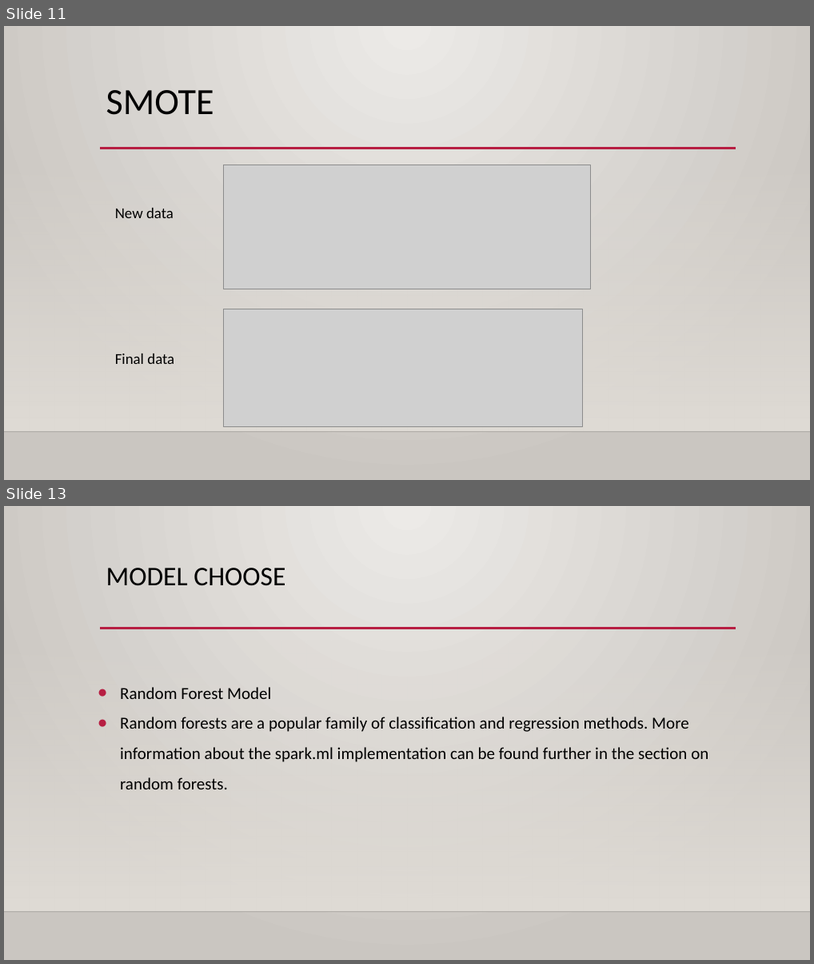
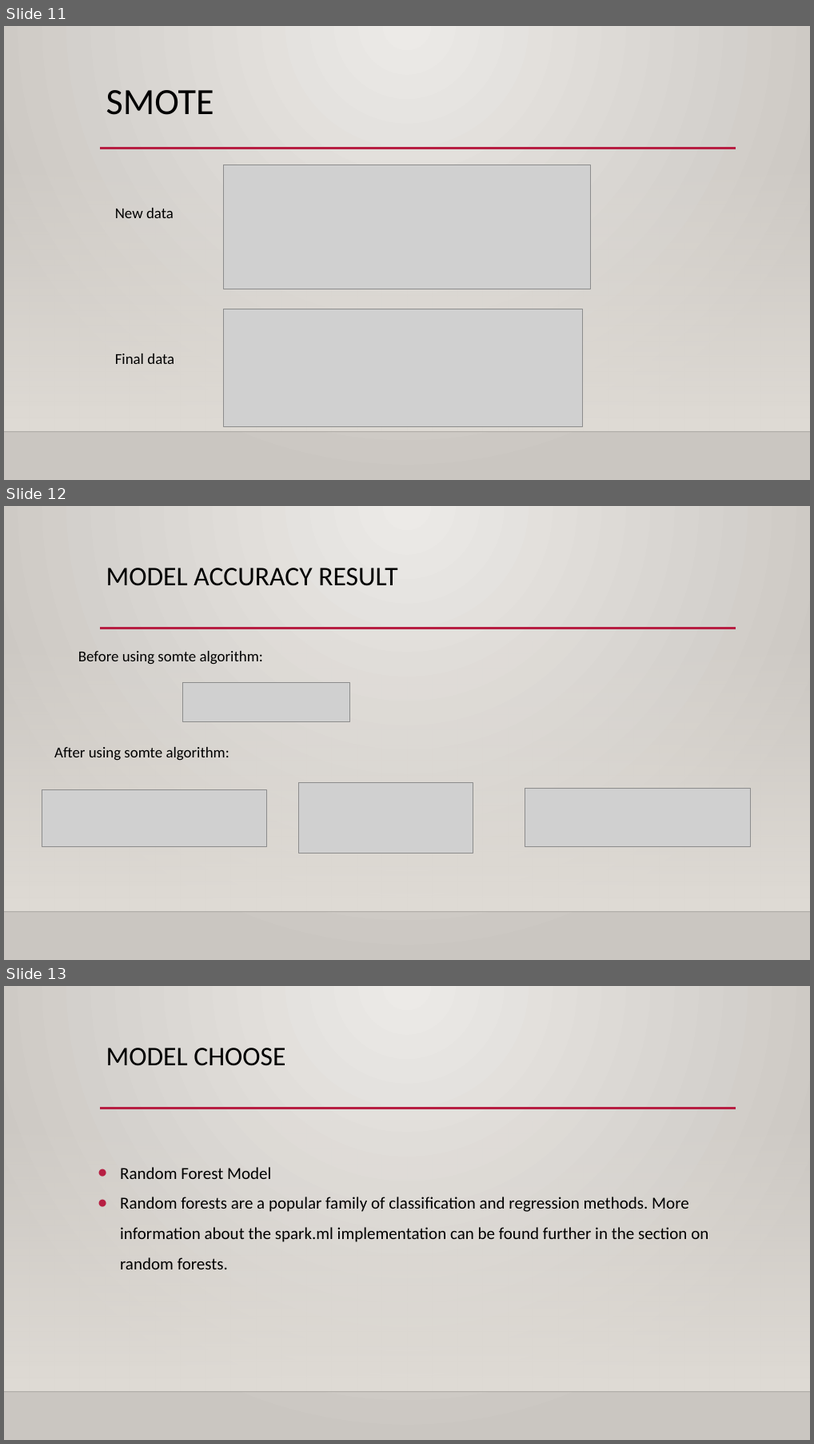
Before and after one commit to MAQI-SHI/CSYE-7200-Final-Project-Team-6, a slide deck: finalPresentation.pptx. Shown one above the other, each under a label of ours: slides 11 and 13 before the commit, slides 11, 12 and 13 after it; the slides between them are not shown. The pictures are 814x964 and 814x1444 pixels, drawn with LibreOffice and Linux fonts; fonts in the diff are those of the drawing; grey boxes stand for pictures; background and template pictures are left out. Boxes give left, top, right and bottom in pixels: in the first picture for what was removed or moved away, otherwise in the second. Text is boxed around its words. In the diff, an @@ line names an element or a change of style, - is before the commit and + after.

Commit message:
add ppt

```diff
--- a/finalPresentation.pptx
+++ b/finalPresentation.pptx
@@ slide 12 added at (x1=4, y1=506, x2=810, y2=960), background gradient #ECEAE7 to #CAC7C1; not listed: 3 template elements that a slide beside it also shows @@
@@ title added at (x1=106, y1=568, x2=398, y2=586), 32 pt, text #000000 @@
+MODEL ACCURACY RESULT
@@ text added at (x1=78, y1=651, x2=263, y2=664), 18 pt, text #000000 @@
+Before using somte algorithm:
@@ picture added at (x1=183, y1=683, x2=350, y2=722) @@
@@ text added at (x1=54, y1=747, x2=230, y2=760), 18 pt, text #000000 @@
+After using somte algorithm:
@@ picture added at (x1=42, y1=790, x2=266, y2=847) @@
@@ picture added at (x1=299, y1=783, x2=474, y2=853) @@
@@ picture added at (x1=526, y1=788, x2=751, y2=847) @@
```
Also in this commit, not shown: 1 other slide added, 1 slide removed, 1 other file.
